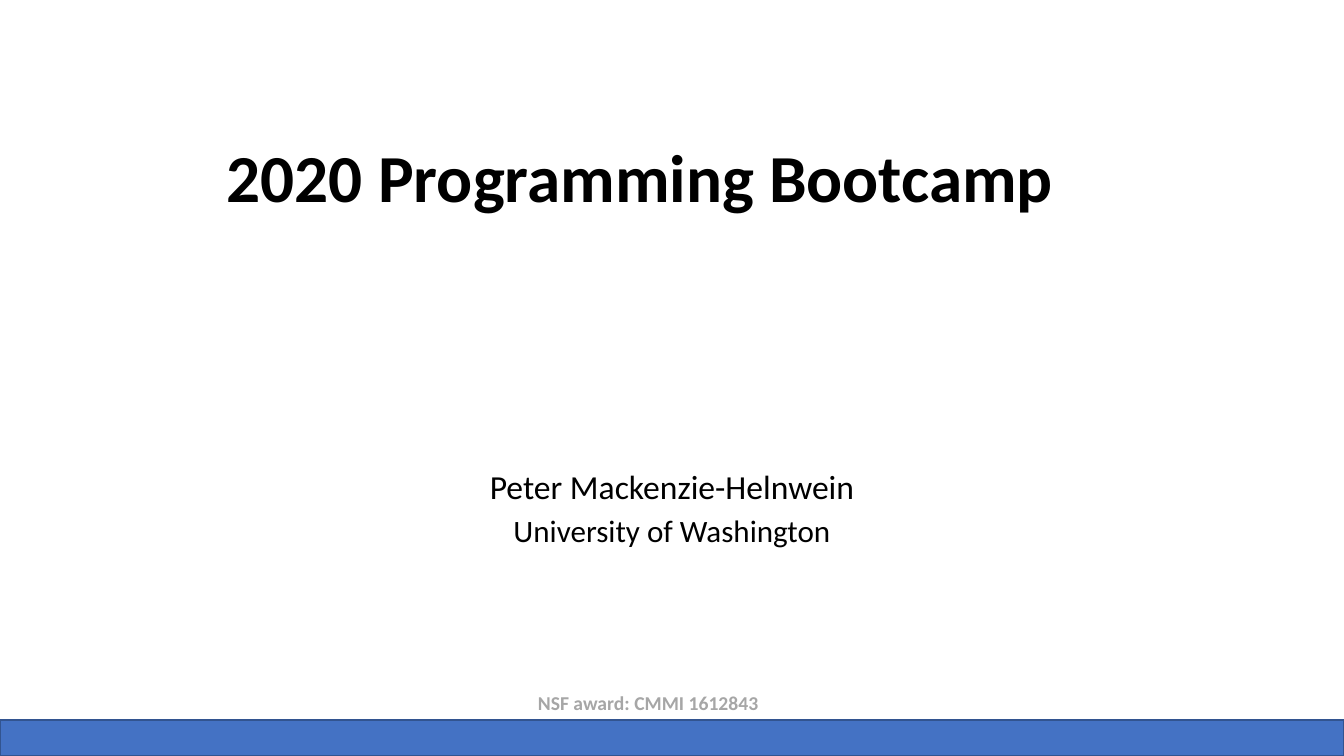
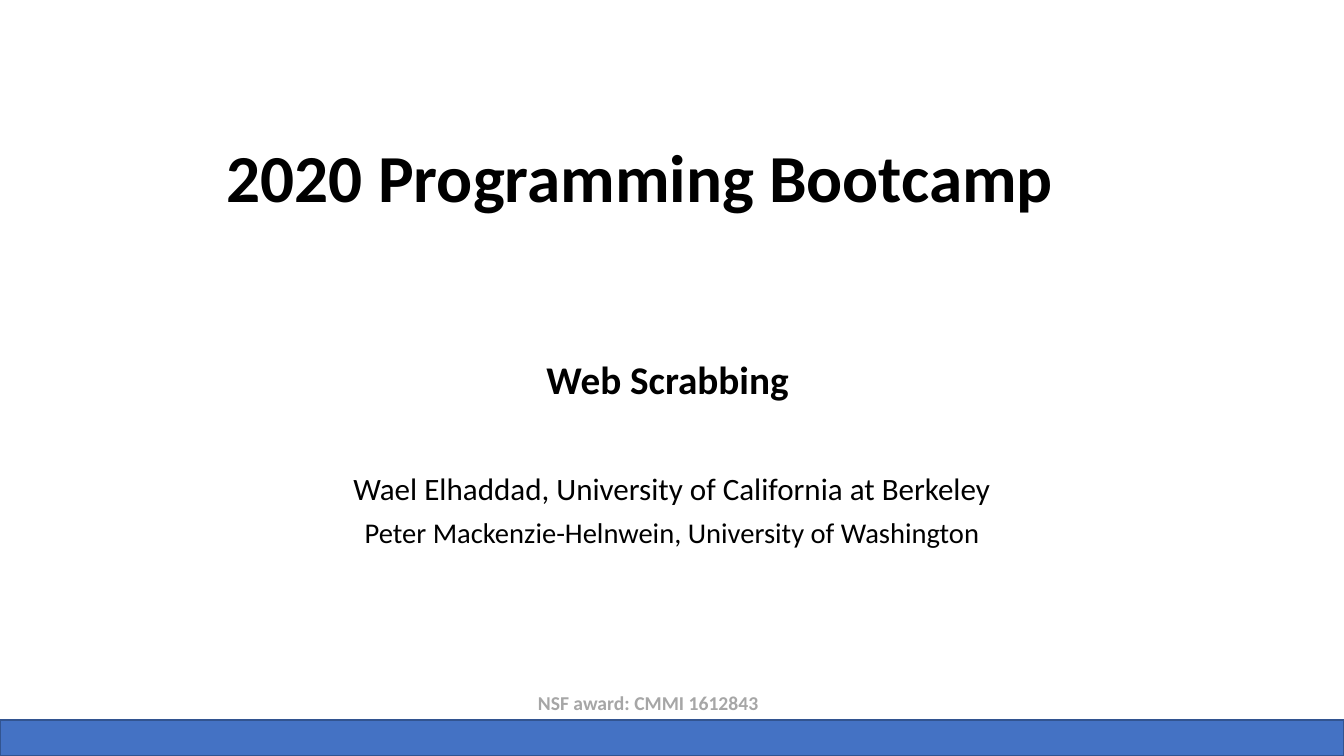
Before and after one commit to NHERI-SimCenter/SimCenterBootcamp2020, a slide deck: slide 23 of presentations/SimCenter Bootcamp Python.pptx (slide 22 before the commit). Drawn at 1344x756 pixels with LibreOffice and Linux fonts; fonts in the diff are those of the drawing; background and template pictures are left out. Boxes give left, top, right and bottom in pixels: in the first picture for what was removed or moved away, otherwise in the second. Text is boxed around its words. In the diff, an @@ line names an element or a change of style, - is before the commit and + after.

Commit message:
Adding web scrabbing video clips

```diff
--- a/presentations/SimCenter Bootcamp Python.pptx
+++ b/presentations/SimCenter Bootcamp Python.pptx
@@ subtitle added at (x1=546, y1=366, x2=789, y2=401), 28 pt, text #000000, bold @@
+Web Scrabbing
@@ text at (x1=353, y1=478, x2=990, y2=505): text changed; size 24 to 22.2 pt @@
-Peter Mackenzie-Helnwein
+Wael Elhaddad, University of California at Berkeley
@@ text at (x1=365, y1=523, x2=979, y2=548): text changed; size 22.2 to 20.4 pt @@
-University of Washington
+Peter Mackenzie-Helnwein, University of Washington
```
Also in this commit, not shown: 2 other slides changed, 2 slides added, 6 other files.
